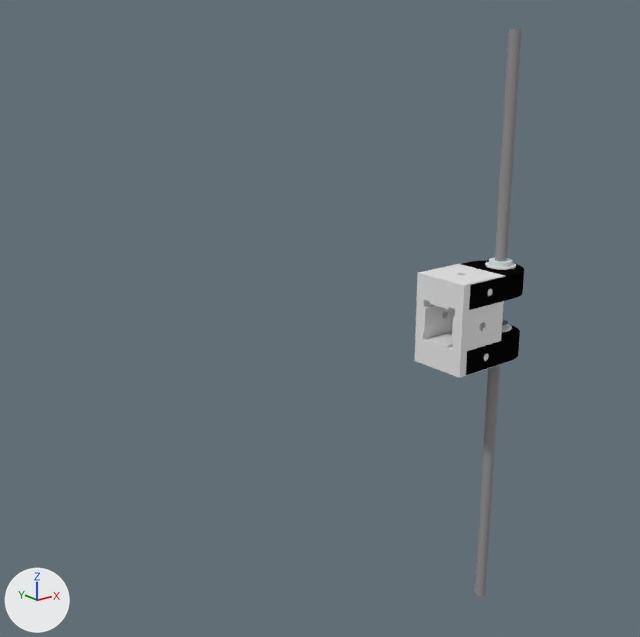
One commit to the Blender file 3d_rag_z_axis_supporto_cuscinetto.blend: the scene before it, then after it.
One viewpoint serves both versions: a camera (50 mm lens) standing at (-447.0, -372.0, 193.0) and looking at (-157.0, -9.0, 48.0). The axes (+X, +Y, +Z) are drawn at lower left. The lights are the same throughout.

Objects in the first picture: 'Barra_Z', 'Cube', 'Porta_cuscinetto_Z', 'Porta_cuscinetto_Z.001'.
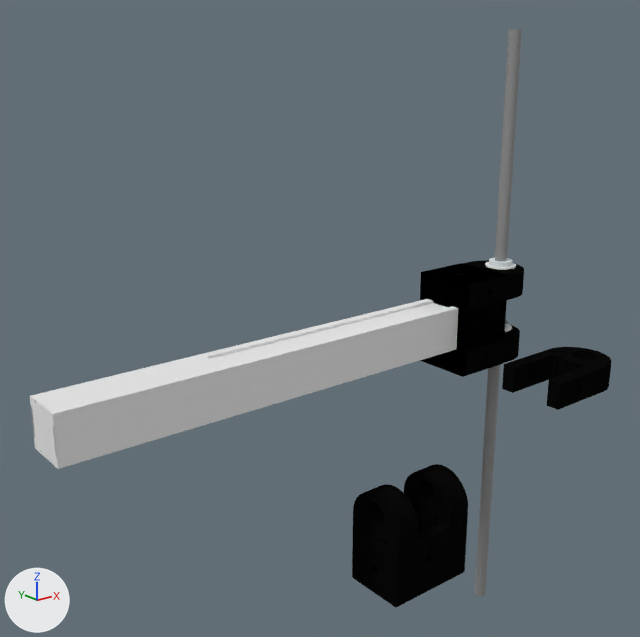
Location of each change, [x1, y1, x2, y2] in pixels of the pictures (640 x 637 px; the box of a moved part takes in the faces that stretch with it):
'Profilo_orizzontale.001', shown
    after: [30, 299, 458, 469]
'Porta_cuscinetto_Z.004', added (black)
    after: [352, 464, 468, 608]
'Cube', reshaped, moved
    before: [415, 264, 505, 378]
    after: [420, 263, 508, 377]
'Porta_cuscinetto_Z.002', added (black)
    after: [502, 347, 611, 410]
part 1 of me_cube, moved or reshaped
    before: [418, 264, 505, 378]
    after: [423, 263, 508, 377]
part 2 of me_cube, recoloured
    before: [415, 275, 464, 378]
    after: [420, 274, 468, 377]

Diff of the bpy script that builds the scene:
```diff
--- a/3d_rag_z_axis_supporto_cuscinetto.blend.py
+++ b/3d_rag_z_axis_supporto_cuscinetto.blend.py
@@ me_cube @@
 # used by ob_cube; location = (-35.0, 0.0, 21.5); scale = (19.0, 20.0, 30.0)
-me_cube.from_pydata(...)  # 534 vertices, 746 faces; spans x -1.0..1.0, y -1.0..1.0, z -1.0..1.0
+me_cube.from_pydata(...)  # 534 vertices, 750 faces; spans x -1.0..1.0, y -1.0..1.0, z -1.0..1.0
+# me_cube part 1: 443 vertices removed from x -1.0..1.0, y -1.0..1.0, z -1.0..1.0; 443 vertices added at x -1.0..1.0, y -1.0..1.0, z -1.0..1.0
+# me_cube part 2: 26 faces spanning x -1.0..1.0, y -1.0..1.0, z -1.0..1.0 switch from no material to mat_plastica_nera (black #0a0a0a)
@@ me_cylinder_019 @@
+me_cylinder_019.from_pydata(...)  # 1856 vertices, 2584 faces; spans x -2.24..1.0, y -1.0..1.0, z -1.06..6.44
+me_cylinder_019.materials.append(mat_plastica_nera)  # black #0a0a0a
@@ ob_profilo_orizzontale_001 @@
 ob_profilo_orizzontale_001.scale = (150.0, 13.5, 13.5)
-ob_profilo_orizzontale_001.hide_viewport = True
@@ ob_cube @@
 ob_cube = bpy.data.objects.new('Cube', me_cube)
-ob_cube.location = (-35.0, 0.0, 21.5)
+ob_cube.location = (-32.0, 0.0, 21.5)
 ob_cube.scale = (19.0, 20.0, 30.0)
@@ ob_porta_cuscinetto_z_002 @@
+ob_porta_cuscinetto_z_002 = bpy.data.objects.new('Porta_cuscinetto_Z.002', me_cylinder_004.copy())  # the mesh of ob_porta_cuscinetto_z
+ob_porta_cuscinetto_z_002.location = (-5.0, -70.0, 0.0)
+ob_porta_cuscinetto_z_002.scale = (20.5, 20.5, 8.0)
@@ ob_porta_cuscinetto_z_004 @@
+ob_porta_cuscinetto_z_004 = bpy.data.objects.new('Porta_cuscinetto_Z.004', me_cylinder_019)
+ob_porta_cuscinetto_z_004.location = (-76.5, -24.9, -83.7)
+ob_porta_cuscinetto_z_004.rotation_euler = (0.0, -1.571, 0.0)  # degrees (0, -90, 0)
+ob_porta_cuscinetto_z_004.scale = (20.5, 20.5, 8.0)
```
